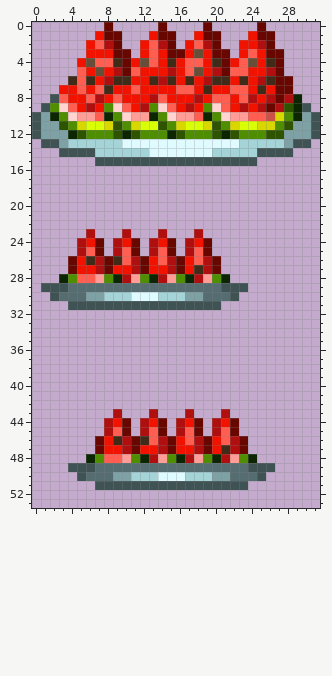
Two versions of one pixel-art sprite, Sources/Modules/FoodModule/Items/ModFood/WatermelonPlate.png. This is how it looked before the edit.
The file is 64x108 pixels, drawn in blocks of 2x2; one block is one cell here.
Once edited:
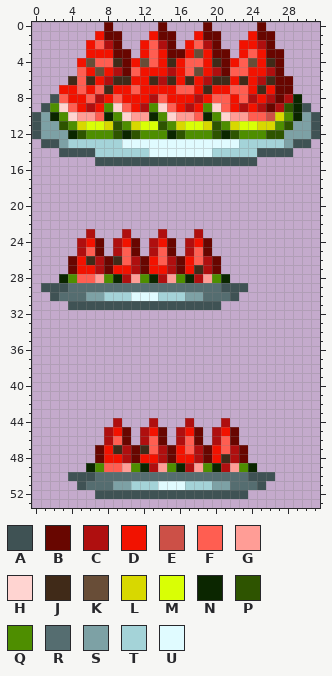
Palette (. is transparent): A #3f5254  B #680600  C #af0f0f  D #f21200  E #cc5047  F #ff5e51  G #ff9d96  H #ffd4d1  J #402a18  K #684d37  L #d8d800  M #d9ff05  N #0b2600  P #2e5400  Q #4e8e00  R #556d70  S #7da1a5  T #a4d3d8  U #e0fbff
The edit:
y 43: x 9 C -> .; x 13 C -> .; x 17 C -> .; x 21 C -> .
y 44: x 8..10 CDB -> .C.; x 12..14 CDB -> .C.; x 16..18 CDB -> .C.; x 20..22 CDB -> .C.
y 45: x 9 F -> D; x 13 F -> D; x 17 F -> D; x 21 F -> D
y 46: x 7..12 BDJCBJ -> .CFB.C; x 14..16 CBD -> B.C; x 18..20 CBD -> B.C; x 22..23 CB -> B.
y 47: x 9 D -> J; x 12..13 DD -> JF; x 17 D -> F; x 21 J -> F
y 48: x 6..24 NQFFGQNCGQNCGQNCGQN -> .BDDCBDDCBDDCBDJCB.
y 49: x 4..26 AAARRRRRRRRRRRRRRRRRAAA -> ..NQFFGQNCGQNCGQNCGQN..
y 50: x 4 . -> A; x 6 R -> A; x 9..21 SSTTTUUUTTTSS -> RRRRRRRRRRRRR; x 24 R -> A; x 26 . -> A
y 51: x 5..25 ..AAAAAAAAAAAAAAAAA.. -> ARRRSSTTTUUUTTTSSRRRA
y 52: x 7..23 ................. -> AAAAAAAAAAAAAAAAA
Where, in picture pixels (left, top, right, bottom), the same in both pictures:
changed: (68, 409, 275, 499)
